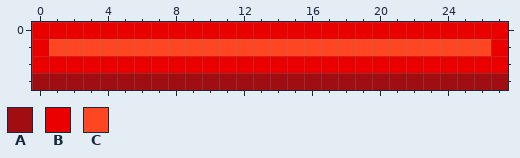
Pixel-art file -- gfx/bar_fg.aseprite. The picture above is the old version.
28x4 pixels, 1 frame.
Palette (. is transparent): A #a00e12  B #eb0000  C #ff4622
Pixels before, first column x 0:
0 BBBBBBBBBBBBBBBBBBBBBBBBBBBB
1 BCCCCCCCCCCCCCCCCCCCCCCCCCCB
2 BBBBBBBBBBBBBBBBBBBBBBBBBBBB
3 AAAAAAAAAAAAAAAAAAAAAAAAAAAA
Once edited:
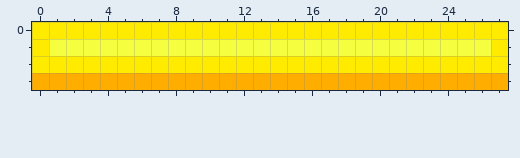
Log entry: pumpkin corpse + yellow bar
What changed:
colour A: #a00e12 -> #ffae00
colour B: #eb0000 -> #ffeb00
colour C: #ff4622 -> #f5ff3f
Where, in picture pixels (left, top, right, bottom), the same in both pictures:
changed: (32, 22, 508, 90)
